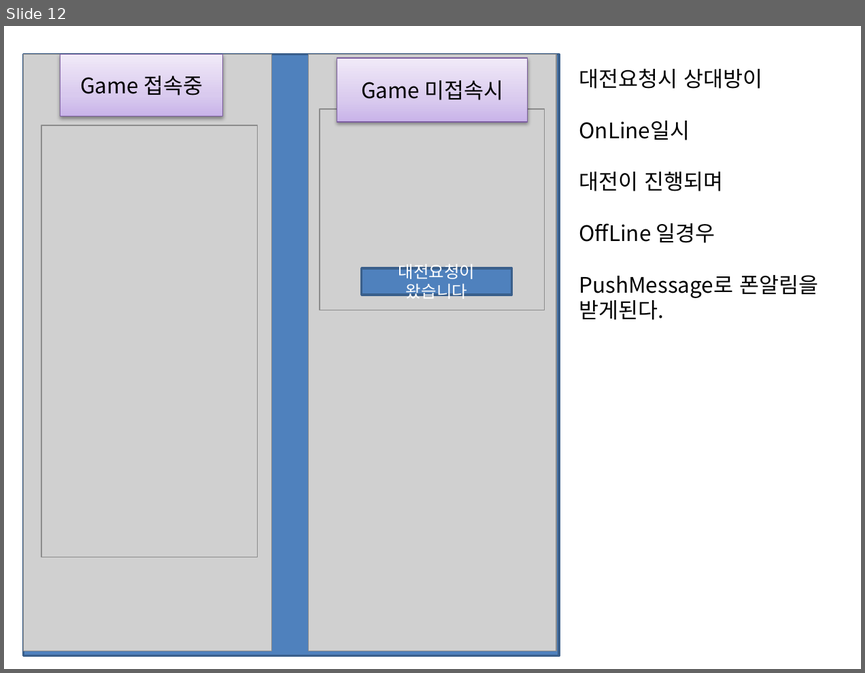
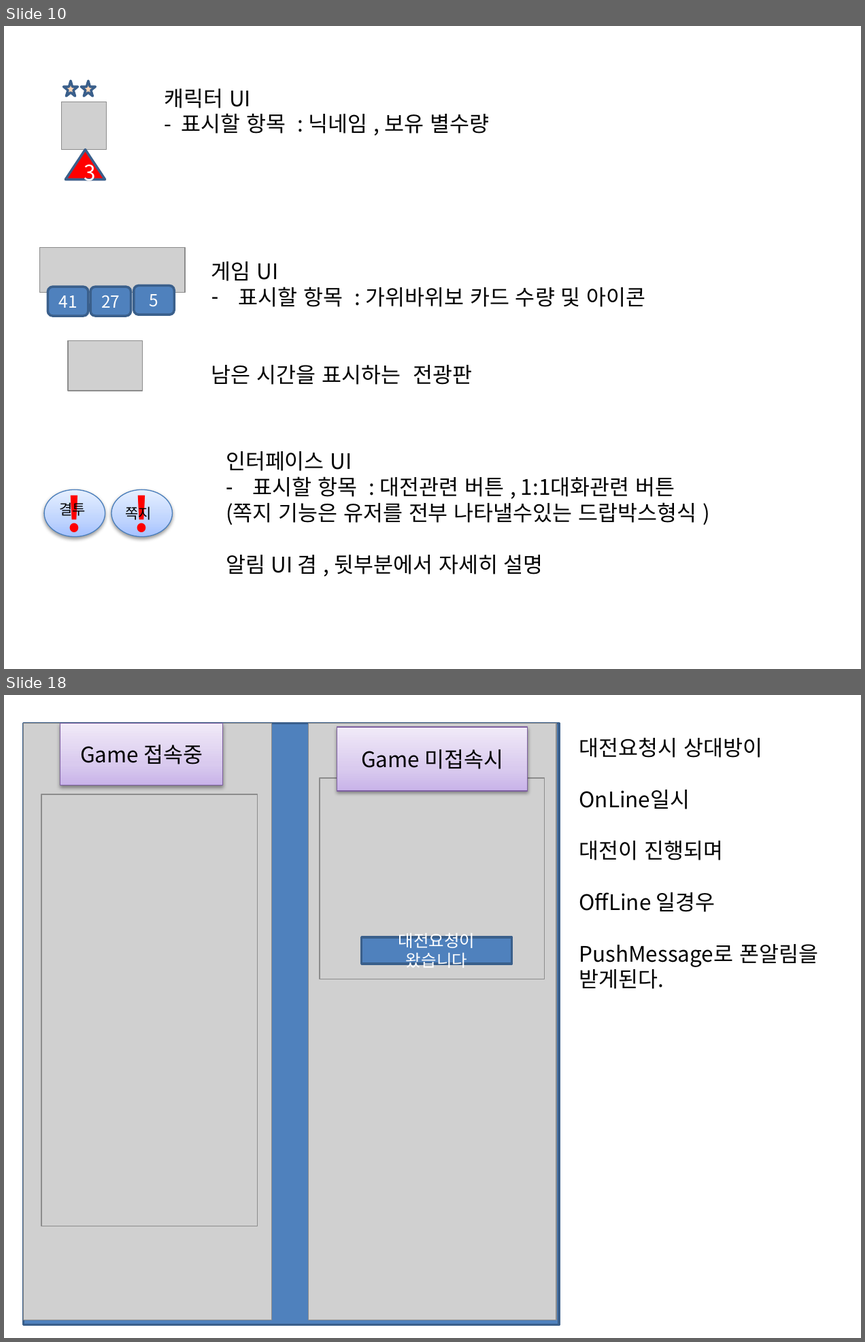
Before and after one commit to Pacman18/Plan, a slide deck: Take게임플로우.pptx. Shown one above the other, each under a label of ours: slide 12 before the commit, slides 10 and 18 after it; the slides between them are not shown. The pictures are 865x673 and 865x1342 pixels, drawn with LibreOffice and Linux fonts; fonts in the diff are those of the drawing; grey boxes stand for pictures. Boxes give left, top, right and bottom in pixels: in the first picture for what was removed or moved away, otherwise in the second. Text is boxed around its words. In the diff, an @@ line names an element or a change of style, - is before the commit and + after.

```diff
--- a/Take게임플로우.pptx
+++ b/Take게임플로우.pptx
@@ slide 10 added at box(4, 26, 861, 669), background #FFFFFF @@
@@ star added at box(63, 81, 77, 96), fill #FCD5B5, outline #3A5F8C 2 pt @@
@@ star added at box(81, 81, 96, 96), fill #FCD5B5, outline #3A5F8C 2 pt @@
@@ picture added at box(61, 102, 106, 149) @@
@@ text added at box(164, 89, 489, 133), 18 pt, text #000000 @@
+캐릭터 UI
+- 표시할 항목 : 닉네임 , 보유 별수량
@@ triangle added at box(66, 149, 105, 180), fill #FF0000, outline #3A5F8C 2 pt, 18 pt, text #FFFFFF @@
+3
@@ picture added at box(40, 247, 185, 293) @@
@@ text added at box(211, 261, 646, 384), 18 pt, text #000000 @@
+게임 UI
+– 표시할 항목 : 가위바위보 카드 수량 및 아이콘
+남은 시간을 표시하는 전광판
@@ rounded rectangle added at box(48, 286, 88, 316), fill #4F81BD, outline #3A5F8C 2 pt, 14 pt, text #FFFFFF @@
+41
@@ rounded rectangle added at box(90, 286, 130, 316), fill #4F81BD, outline #3A5F8C 2 pt, 14 pt, text #FFFFFF @@
+27
@@ rounded rectangle added at box(133, 286, 173, 315), fill #4F81BD, outline #3A5F8C 2 pt, 14 pt, text #FFFFFF @@
+5
@@ picture added at box(68, 340, 143, 391) @@
@@ text added at box(226, 451, 696, 574), 18 pt, text #000000 @@
+인터페이스 UI
+– 표시할 항목 : 대전관련 버튼 , 1:1대화관련 버튼
+(쪽지 기능은 유저를 전부 나타낼수있는 드랍박스형식 )
+알림 UI 겸 , 뒷부분에서 자세히 설명
@@ ellipse added at box(44, 490, 105, 537), fill gradient #A4C4FF to #BFD4FF to #E6EEFF, outline #4B7EBC 0.75 pt, 40 pt, text #FF0000, bold @@
+!
@@ ellipse added at box(111, 490, 172, 537), fill gradient #A4C4FF to #BFD4FF to #E6EEFF, outline #4B7EBC 0.75 pt, 40 pt, text #FF0000, bold @@
+!
@@ text added at box(59, 500, 86, 518), 12 pt, text #000000 @@
+결투
@@ text added at box(125, 504, 152, 520), 12 pt, text #000000 @@
+쪽지
@@ what was slide 12 is now slide 18 @@
```
Also in this commit, not shown: 12 slides changed, 6 other slides added.
